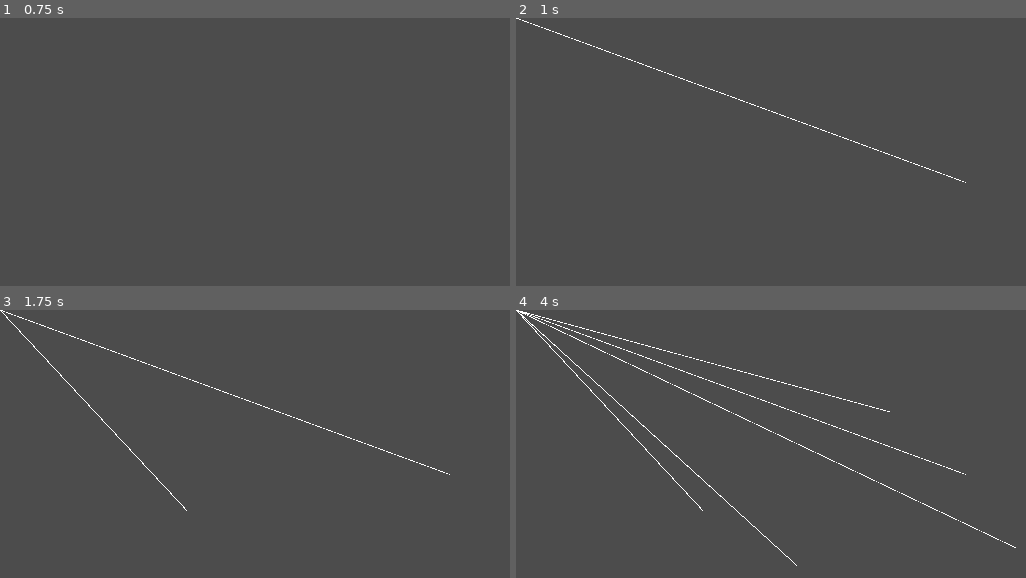
Above: before the commit, frames 1-4 (two rows, left to right).
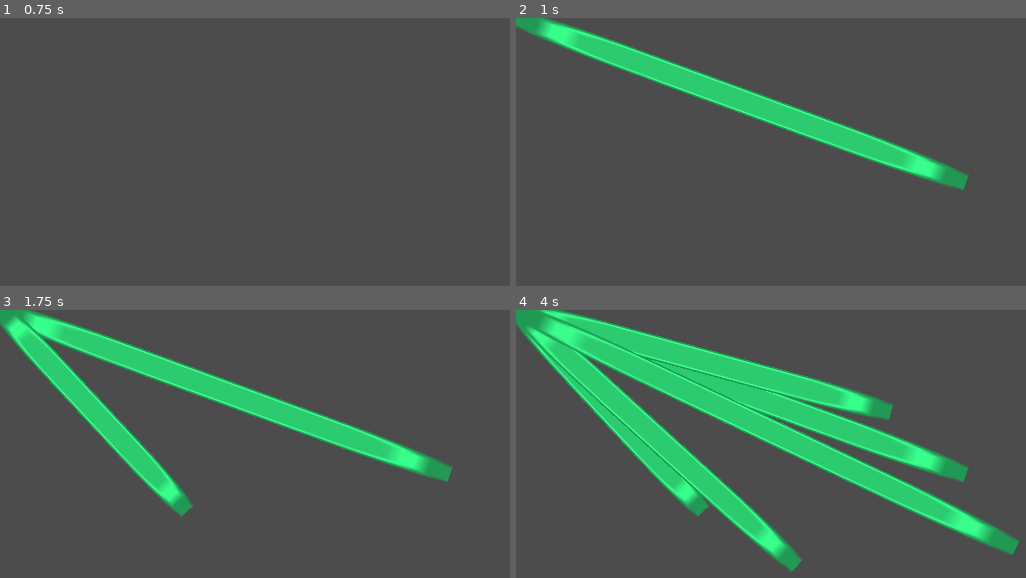
Above: after the commit, the same moments.

Repository: bryandissanayaka/nea-project
Game: Godot game, scene res://Scenes/DrawTool.tscn
Two runs of this game, one before a commit and one after it. Both use one fixed random seed, a clock stepped at 60 frames per second and the inputs below. This scene is started directly instead of the project's main scene.
Inputs (mouse positions are in pixels of both pictures, inside the frame that each line leads up to):
- Up to frame 1 (0.75 s): tap Enter at 0.5 s; move the mouse to (outside the picture) at 0.52 s; click (outside the picture) at 0.67 s
- Up to frame 2 (1 s): no input
- Up to frame 3 (1.75 s): tap Space at 1.25 s; move the mouse to (239, 567) at 1.27 s; hold G (reverse_gravity) from 1.28 s (still down); click (239, 567) at 1.42 s
- Up to frame 4 (4 s): tap Enter at 2, 3.5 s; move the mouse to (995, 441) at 2.02 s; release G (reverse_gravity) at 2.03 s; click (995, 441) at 2.17 s; tap Space at 2.75 s; move the mouse to (outside the picture) at 2.77 s; click (outside the picture) at 2.92 s; move the mouse to (outside the picture) at 3.52 s; hold G (reverse_gravity) from 3.53 s (still down); click (outside the picture) at 3.67 s

Frame 1 is identical in both runs. In frame 2, 8.2% of the frame differs, in the area x 0-89%, y 0-65%; in frame 3, 13%; in frame 4, 28%, in the area x 0-99%, y 0-98%.

Commit message:
ZXDASDFASDF

Diff:
--- a/Junk/DrawTool.gd
+++ b/Junk/DrawTool.gd
@@ -9,6 +9,7 @@
 var line_length : float = 0
 var line_rotation : float = 0
 var line_midpoint = Vector2.ZERO
+const LINE_PIXEL_WIDTH = 32
 
 export (PackedScene) var line_scene
 
@@ -20,9 +21,9 @@
 	line_rotation = atan2(line_vector.y, line_vector.x) * RAD_TO_DEGREES
 	line_midpoint = Vector2(line_vector.x / 2, line_vector.y / 2)
 	var line = line_scene.instance()
-	add_child(line)
+	add_child(line)  #dont know why but i have to add child
 	line.global_position = start_position + line_midpoint
-	line.scale(line_length)
+	line.scale(line_length / LINE_PIXEL_WIDTH)
 	line.rotate(line_rotation)
 
 func _input(event):
--- a/Junk/Scenes/Ball.tscn
+++ b/Junk/Scenes/Ball.tscn
@@ -1,6 +1,6 @@
 [gd_scene load_steps=4 format=2]
 
-[ext_resource path="res://Default/ball_blue_large.png" type="Texture" id=1]
+[ext_resource path="res://Sprites/ball_blue_large.png" type="Texture" id=1]
 [ext_resource path="res://Scenes/Ball.gd" type="Script" id=2]
 
 [sub_resource type="CircleShape2D" id=1]
--- a/Junk/Scenes/StaticLine.gd
+++ b/Junk/Scenes/StaticLine.gd
@@ -5,3 +5,6 @@
 
 func rotate(var a_rotation):
 	rotation_degrees = a_rotation
+
+func get_pixel_width():
+	pass
--- a/Junk/Scenes/StaticLine.tscn
+++ b/Junk/Scenes/StaticLine.tscn
@@ -1,6 +1,6 @@
 [gd_scene load_steps=4 format=2]
 
-[ext_resource path="res://1px square.png" type="Texture" id=1]
+[ext_resource path="res://Sprites/block_small.png" type="Texture" id=1]
 [ext_resource path="res://Scenes/StaticLine.gd" type="Script" id=2]
 
 [sub_resource type="RectangleShape2D" id=1]
--- a/Junk/Scenes/TestLevel.tscn
+++ b/Junk/Scenes/TestLevel.tscn
@@ -1,6 +1,6 @@
 [gd_scene load_steps=3 format=2]
 
-[ext_resource path="res://Default/background_green.png" type="Texture" id=1]
+[ext_resource path="res://Sprites/background_green.png" type="Texture" id=1]
 [ext_resource path="res://Scenes/Ball.tscn" type="PackedScene" id=2]
 
 [node name="TestLevel" type="Node2D"]
--- a/Junk/project.godot
+++ b/Junk/project.godot
@@ -16,6 +16,7 @@
 
 [display]
 
+window/size/resizable=false
 window/stretch/mode="2d"
 window/stretch/aspect="keep"
 
@@ -31,6 +32,11 @@
 "events": [ Object(InputEventKey,"resource_local_to_scene":false,"resource_name":"","device":0,"alt":false,"shift":false,"control":false,"meta":false,"command":false,"pressed":false,"scancode":70,"unicode":0,"echo":false,"script":null)
  ]
 }
+mouse_click={
+"deadzone": 0.5,
+"events": [ Object(InputEventMouseButton,"resource_local_to_scene":false,"resource_name":"","device":-1,"alt":false,"shift":false,"control":false,"meta":false,"command":false,"button_mask":0,"position":Vector2( 0, 0 ),"global_position":Vector2( 0, 0 ),"factor":1.0,"button_index":1,"pressed":false,"doubleclick":false,"script":null)
+ ]
+}
 
 [physics]
 
Not shown, removed: Junk/Default/background_blue.png.import
Not shown, removed: Junk/Default/background_brown.png.import
Not shown, removed: Junk/Default/background_green.png.import
Not shown, removed: Junk/Default/ball_blue_large.png.import
Not shown, removed: Junk/Default/ball_blue_large_alt.png.import
Not shown, removed: Junk/Default/ball_blue_small.png.import
Not shown, removed: Junk/Default/ball_blue_small_alt.png.import
Not shown, removed: Junk/Default/ball_red_large.png.import
Not shown, removed: Junk/Default/ball_red_large_alt.png.import
Not shown, removed: Junk/Default/ball_red_small.png.import
Not shown, removed: Junk/Default/ball_red_small_alt.png.import
Not shown, removed: Junk/Default/block_corner.png.import
(and 166 more such lines)
